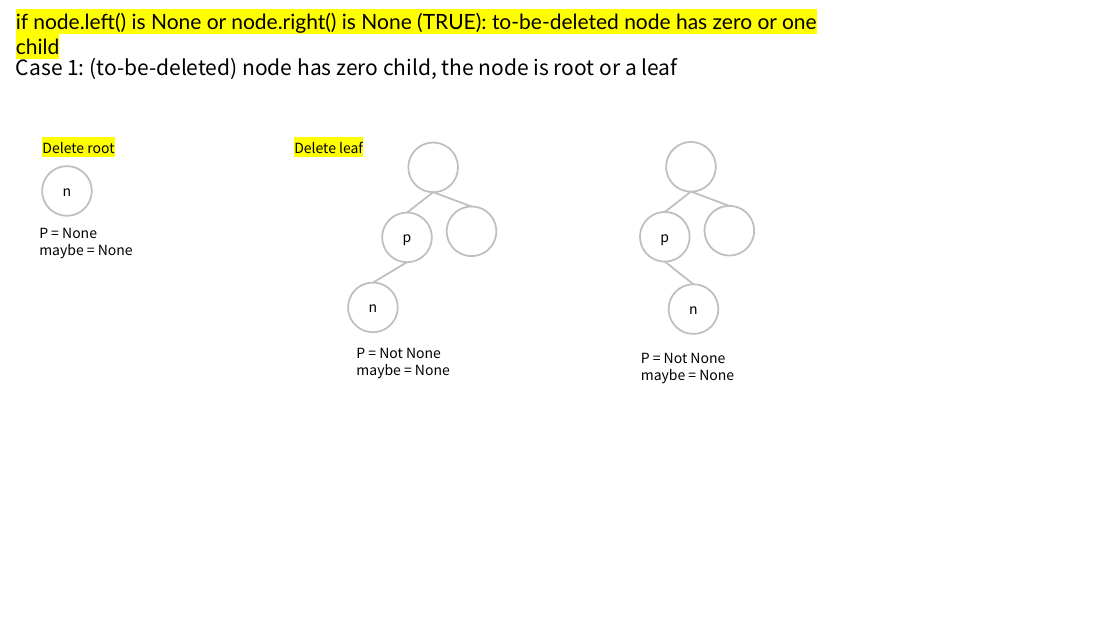
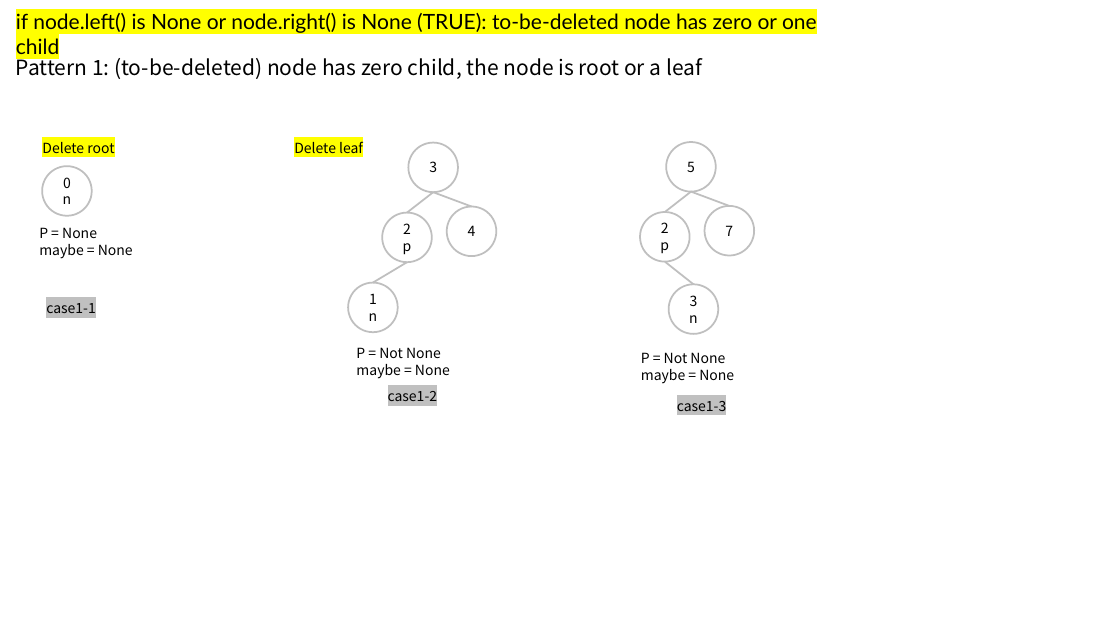
Before and after one commit to mingfujacky/Lecture-DSA-2.0, a slide deck: slide 6 of asset/ppt/ch10_binary_tree.pptx. Drawn at 1120x630 pixels with LibreOffice and Linux fonts; fonts in the diff are those of the drawing. Boxes give left, top, right and bottom in pixels: in the first picture for what was removed or moved away, otherwise in the second. Text is boxed around its words. In the diff, an @@ line names an element or a change of style, - is before the commit and + after.

```diff
--- a/asset/ppt/ch10_binary_tree.pptx
+++ b/asset/ppt/ch10_binary_tree.pptx
@@ text at [16,55,702,79]: text changed @@
-Case 1: (to-be-deleted) node has zero child, the node is root or a leaf
+Pattern 1: (to-be-deleted) node has zero child, the node is root or a leaf
@@ text in ellipse at [63,177,71,188]: paragraph added @@
+0
@@ text in ellipse at [429,161,437,172]: text added @@
+3
@@ text in ellipse at [687,161,695,172]: text added @@
+5
@@ text in ellipse at [403,223,411,234]: paragraph added @@
+2
@@ text in ellipse at [468,225,476,236]: text added @@
+4
@@ text in ellipse at [661,222,669,233]: paragraph added @@
+2
@@ text in ellipse at [725,225,733,236]: text added @@
+7
@@ text in ellipse at [369,293,377,304]: paragraph added @@
+1
@@ text in ellipse at [690,295,698,306]: paragraph added @@
+3
@@ text added at [46,303,96,313], 12 pt, text #000000 @@
+case1-1
@@ text added at [388,387,438,405], 12 pt, text #000000 @@
+case1-2
@@ text added at [677,397,727,415], 12 pt, text #000000 @@
+case1-3
```
Also in this commit, not shown: 3 other slides changed, 10 other files.
